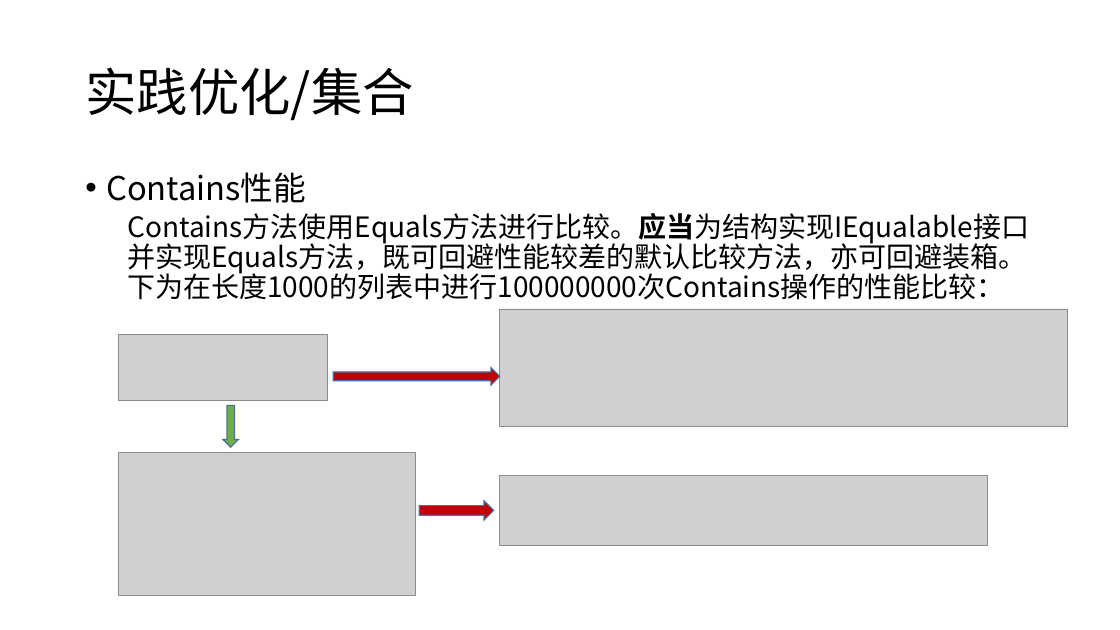
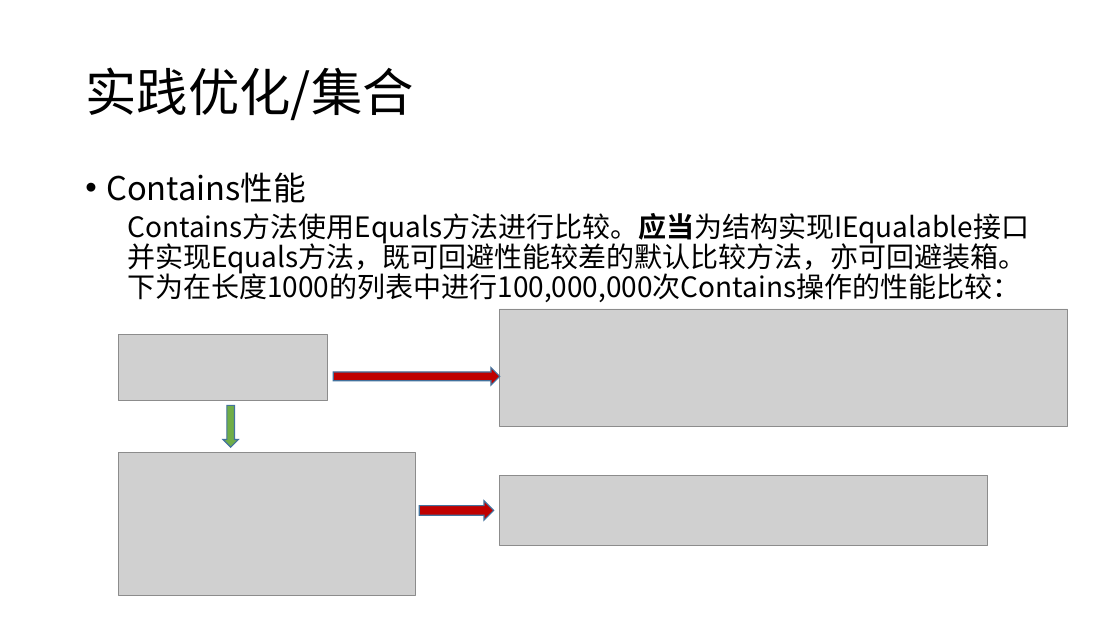
Before and after one commit to snakealpha/DotNetSession, a slide deck: slide 29 of pptx.pptx.pptx (slide 27 before the commit). Drawn at 1120x630 pixels with LibreOffice and Linux fonts; fonts in the diff are those of the drawing; grey boxes stand for pictures. Boxes give left, top, right and bottom in pixels: in the first picture for what was removed or moved away, otherwise in the second. Text is boxed around its words. In the diff, an @@ line names an element or a change of style, - is before the commit and + after.

```diff
--- a/pptx.pptx.pptx
+++ b/pptx.pptx.pptx
@@ text at [127,213,1029,302]: text changed @@
-  Contains方法使用Equals方法进行比较。应当为结构实现IEqualable接口并实现Equals方法，既可回避性能较差的默认比较方法，亦可回避装箱。下为在长度1000的列表中进行100000000次Contains操作的性能比较：
+  Contains方法使用Equals方法进行比较。应当为结构实现IEqualable接口并实现Equals方法，既可回避性能较差的默认比较方法，亦可回避装箱。下为在长度1000的列表中进行100,000,000次Contains操作的性能比较：
```
Also in this commit, not shown: 2 other slides changed, 2 slides added, 7 slides removed, 6 other files.
